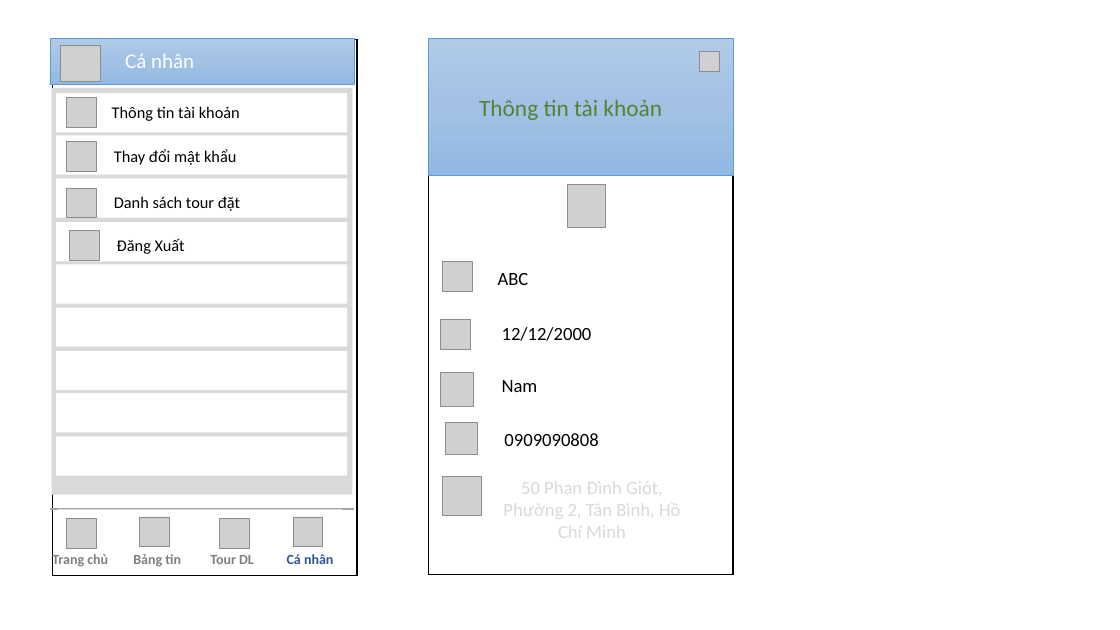
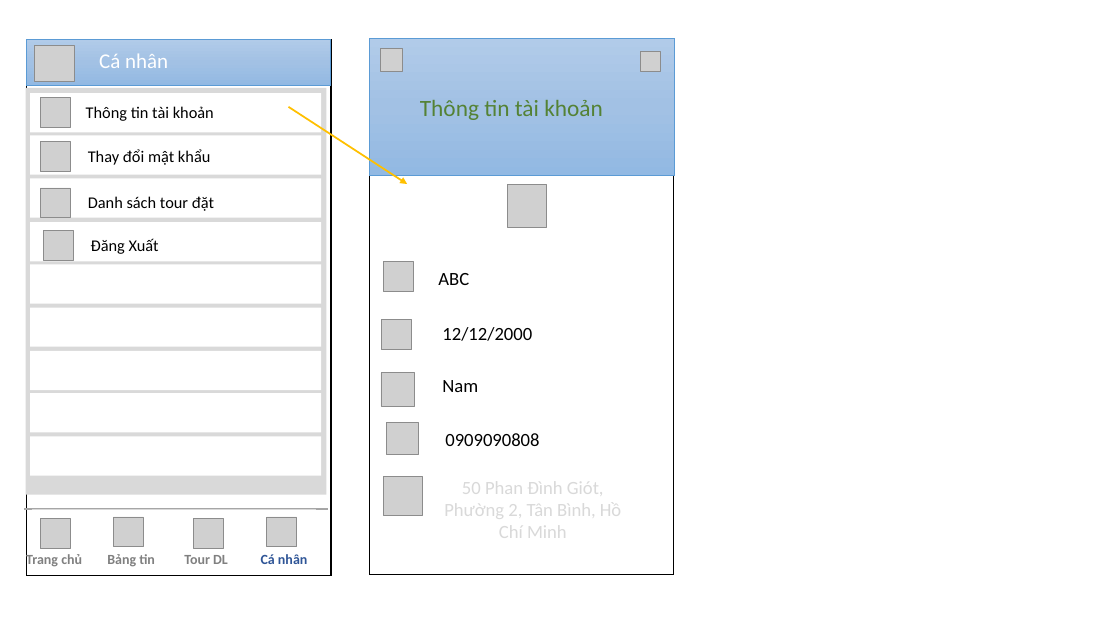
Before and after one commit to conghoangv624/Chuy-n-dd-nh-m-6, a slide deck: slide 9 of Document/CD1-Nhom6-Full.pptx. Drawn at 1120x630 pixels with LibreOffice and Linux fonts; fonts in the diff are those of the drawing; grey boxes stand for pictures. Boxes give left, top, right and bottom in pixels: in the first picture for what was removed or moved away, otherwise in the second. Text is boxed around its words. In the diff, an @@ line names an element or a change of style, - is before the commit and + after.

```diff
--- a/Document/CD1-Nhom6-Full.pptx
+++ b/Document/CD1-Nhom6-Full.pptx
@@ 12 rectangles, 9 pictures, 9 texts, 2 lines moved together from (x1=50, y1=38, x2=357, y2=575) to (x1=24, y1=39, x2=331, y2=575) @@
@@ picture added at (x1=35, y1=50, x2=59, y2=74) @@
@@ 7 pictures, 5 texts, 2 rectangles moved together from (x1=429, y1=38, x2=733, y2=574) to (x1=370, y1=38, x2=674, y2=574) @@
@@ picture added at (x1=381, y1=49, x2=403, y2=71) @@
@@ arrow added from (288, 107) to (408, 184), #FFC000 1.5 pt @@
```
Also in this commit, not shown: 15 other slides changed, 4 slides added, 3 slides removed.
